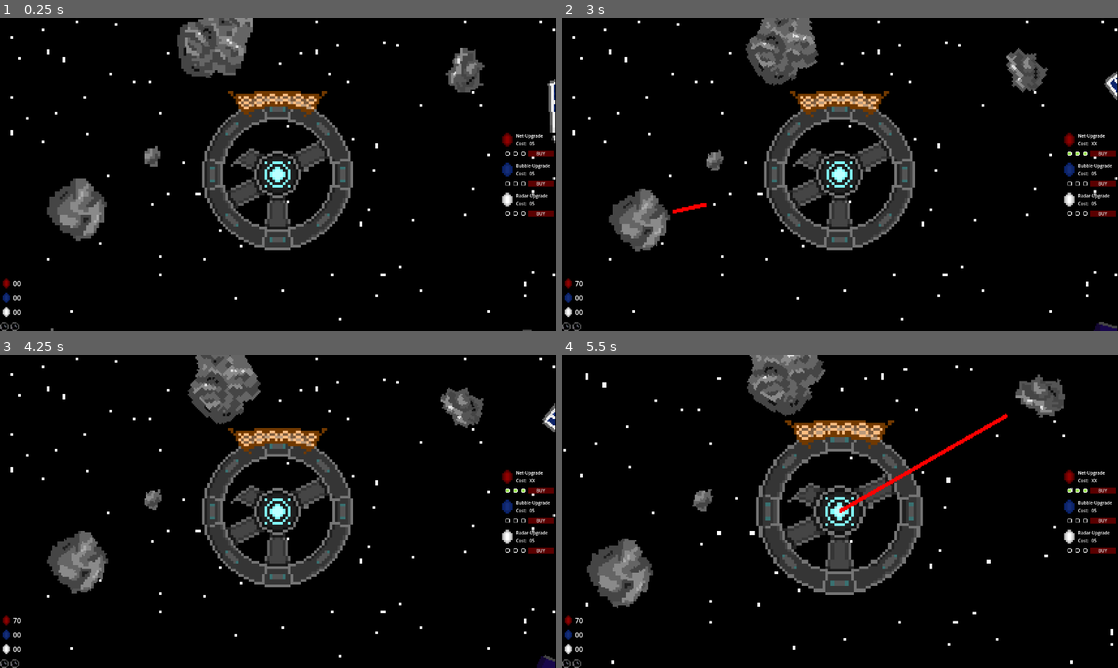
Above: before the commit, frames 1-4 (two rows, left to right).
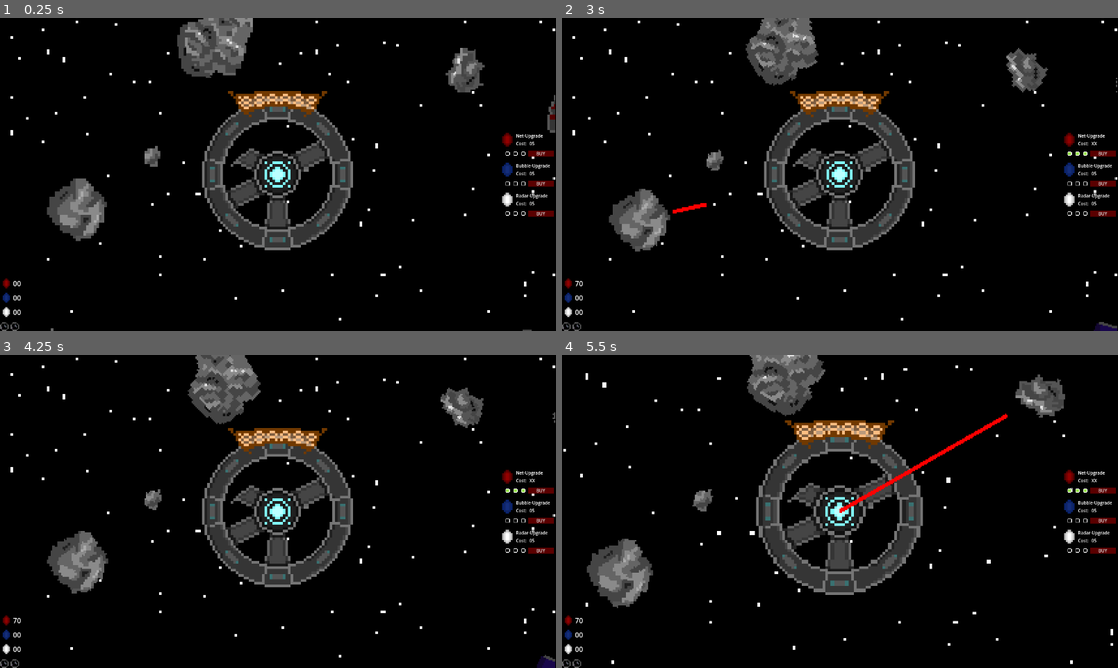
Above: after the commit, the same moments.

Repository: Three-s-A-Crowd-Games/Bubblekinesis
Game: Godot game, scene res://resources/main.tscn
Same seed, same stepped clock (60 frames per second), same inputs: the game is played once before the commit and once after it.
Inputs (mouse positions are in pixels of both pictures, inside the frame that each line leads up to):
- Up to frame 1 (0.25 s): no input
- Up to frame 2 (3 s): click "BUY" at 0.5 s; click "BUY" at 1.25 s; click "BUY" at 2 s; drag from (639, 218) to (840, 174) at 2.77 s
- Up to frame 3 (4.25 s): drag from (222, 380) to (278, 511) at 3.52 s
- Up to frame 4 (5.5 s): move the mouse to (717, 498) at 4.27 s; tap Mouse wheel up (zoom_in) at 4.35 s; click (717, 498) at 4.42 s; drag from (1040, 395) to (840, 511) at 5.02 s

The runs differ from the first frame. In frame 1, 0.2% of the frame differs, in the area x 98-100%, y 19-40%; in frame 2, 0.1%; in frame 3, 0.1%; in frame 4, nothing differs.

Commit message:
spaceship animation

Diff:
--- a/resources/spobject/spobject.gd
+++ b/resources/spobject/spobject.gd
@@ -17,6 +17,7 @@
 	"res://assets/sprites/spobjects/bubbleable/satellite.png": [2, GameState.ResourceType.RED],
 	"res://assets/sprites/spobjects/bubbleable/solar_panel_1.png": [2, GameState.ResourceType.BLUE],
 	"res://assets/sprites/spobjects/bubbleable/sputnik.png": [2, GameState.ResourceType.SILVER],
+	"res://assets/sprites/spobjects/bubbleable/light.png": [0, GameState.ResourceType.SILVER],
 }
 
 const comets = {
Binary file added: assets/sprites/spacestation_animation_64x2.png
Binary file added: assets/sprites/spobjects/bubbleable/light.png
Not shown, added: assets/sprites/spobjects/bubbleable/light.png.import
